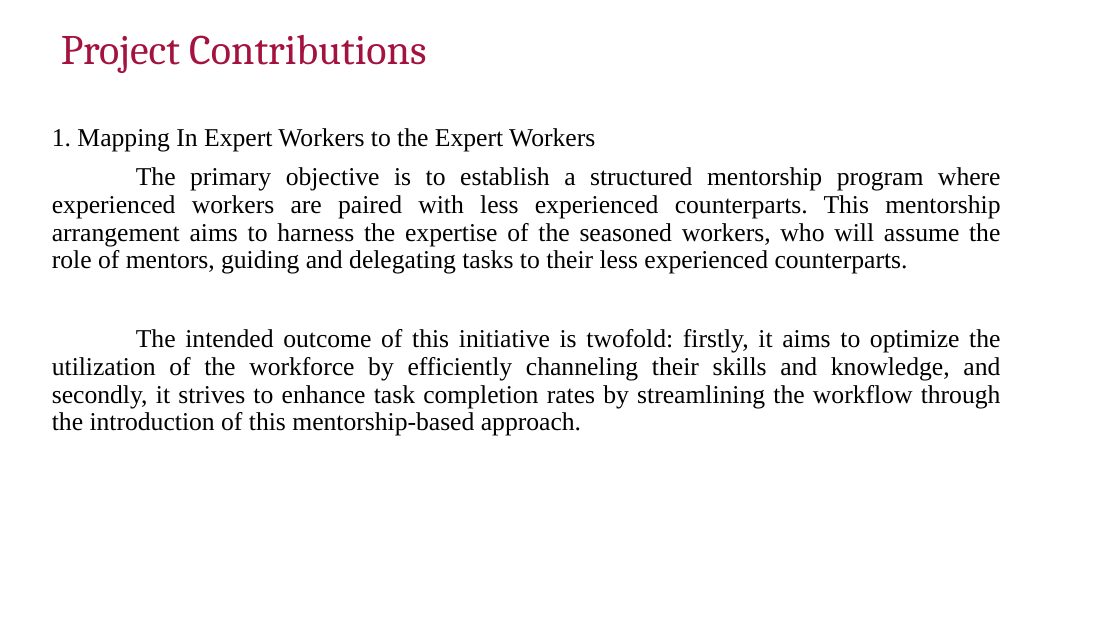
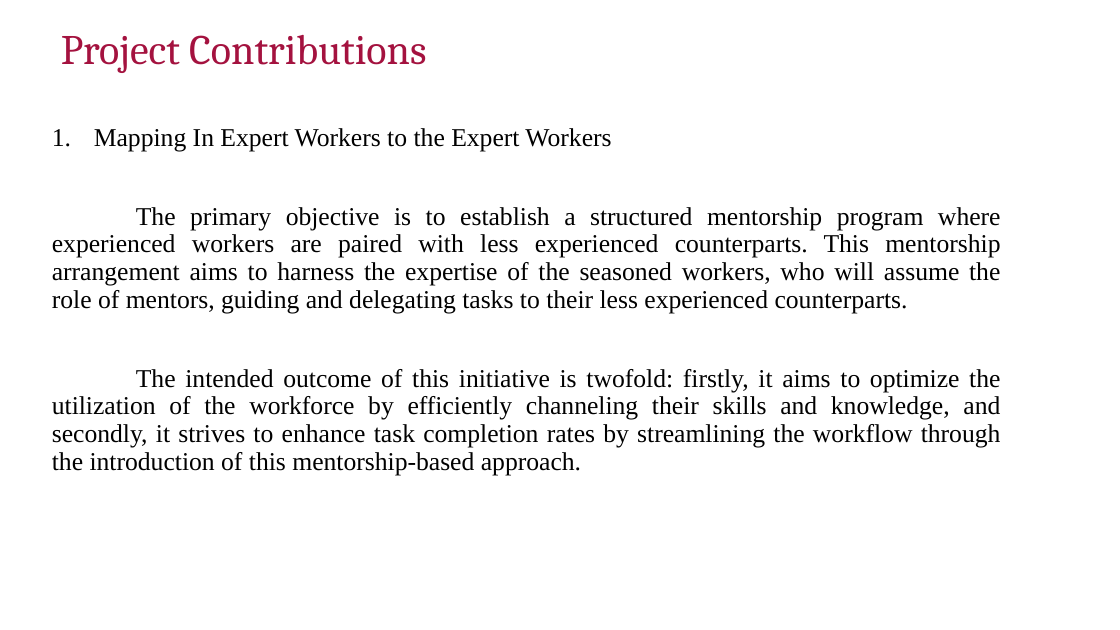
Before and after one commit to manikantathota23/Effective-Task-Allocation-and-Failure-detection, a slide deck: slide 11 of Documentation/First_review_D6.pptx (slide 9 before the commit). Drawn at 1120x630 pixels with LibreOffice and Linux fonts; fonts in the diff are those of the drawing; background and template pictures are left out. Boxes give left, top, right and bottom in pixels: in the first picture for what was removed or moved away, otherwise in the second. Text is boxed around its words. In the diff, an @@ line names an element or a change of style, - is before the commit and + after.

```diff
--- a/Documentation/First_review_D6.pptx
+++ b/Documentation/First_review_D6.pptx
@@ text at bbox=[94, 128, 611, 152]: text changed @@
-1. Mapping In Expert Workers to the Expert Workers
+1. Mapping In Expert Workers to the Expert Workers
```
Also in this commit, not shown: 8 other slides changed, 2 slides added, 1 other file.
